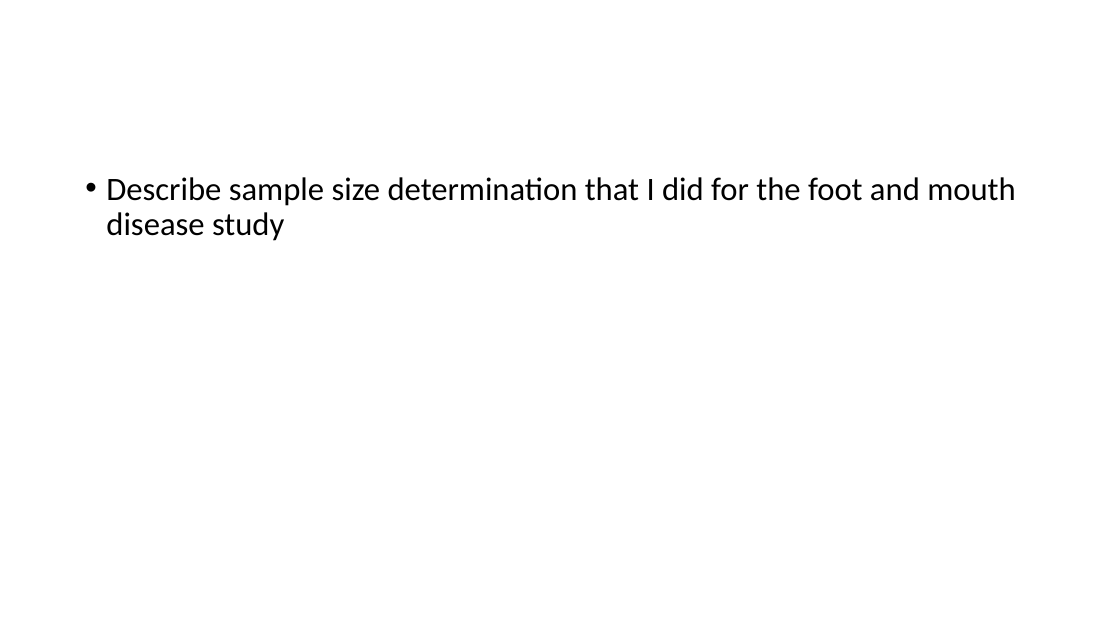
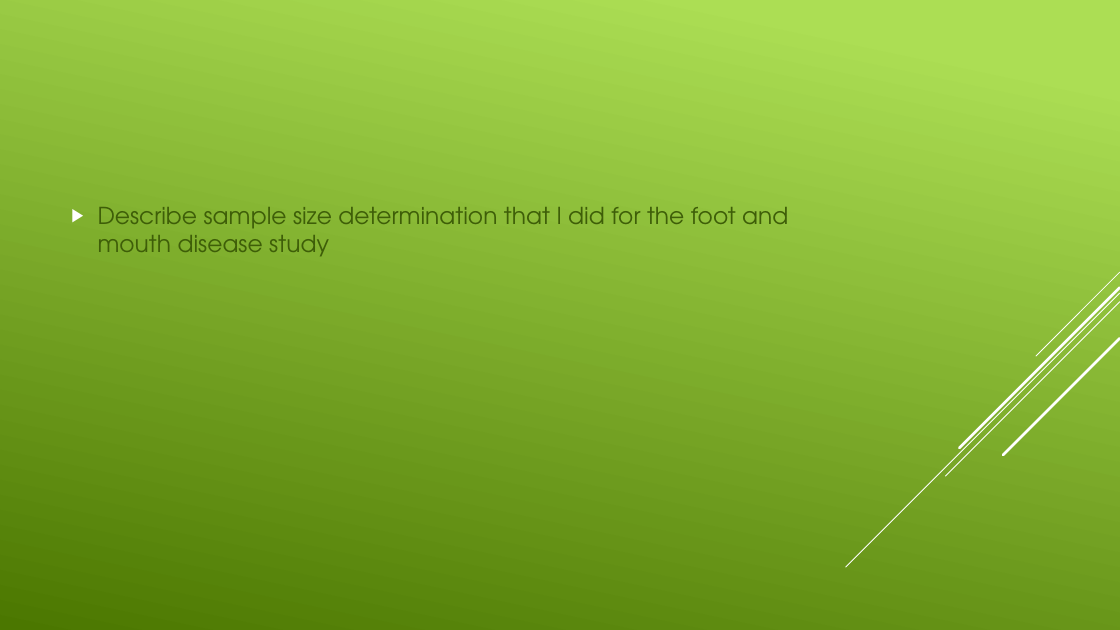
Before and after one commit to kennethsharman/Codecademy_Data_Analysis, a slide deck: slide 6 of Unit6_Capstone_Project/Side Deck.pptx (slide 7 before the commit). Drawn at 1120x630 pixels with LibreOffice and Linux fonts; fonts in the diff are those of the drawing. Boxes give left, top, right and bottom in pixels: in the first picture for what was removed or moved away, otherwise in the second. Text is boxed around its words. In the diff, an @@ line names an element or a change of style, - is before the commit and + after.

```diff
--- a/Unit6_Capstone_Project/Side Deck.pptx
+++ b/Unit6_Capstone_Project/Side Deck.pptx
@@ background #FFFFFF to gradient #ACDF55 to #4C7800 @@
@@ text "Describe sample size determination that ...": place and size @@
-text "Describe sample size determination that ..." at (106,177,1015,241)
+text "Describe sample size determination that ..." at (98,207,788,257)
@@ text "Describe sample size determination that ..." at (98,207,788,257): size 28 to 20 pt, font Calibri to TeX Gyre Adventor, text colour #000000 to #3E5E08; bullet • to ▶; line spacing 0.9 to 1; vertical alignment top to middle @@
@@ group added at (846,272,1120,567): 5 lines @@
```
Also in this commit, not shown: 3 other slides changed, 2 slides added, 4 slides removed, 2 other files.
